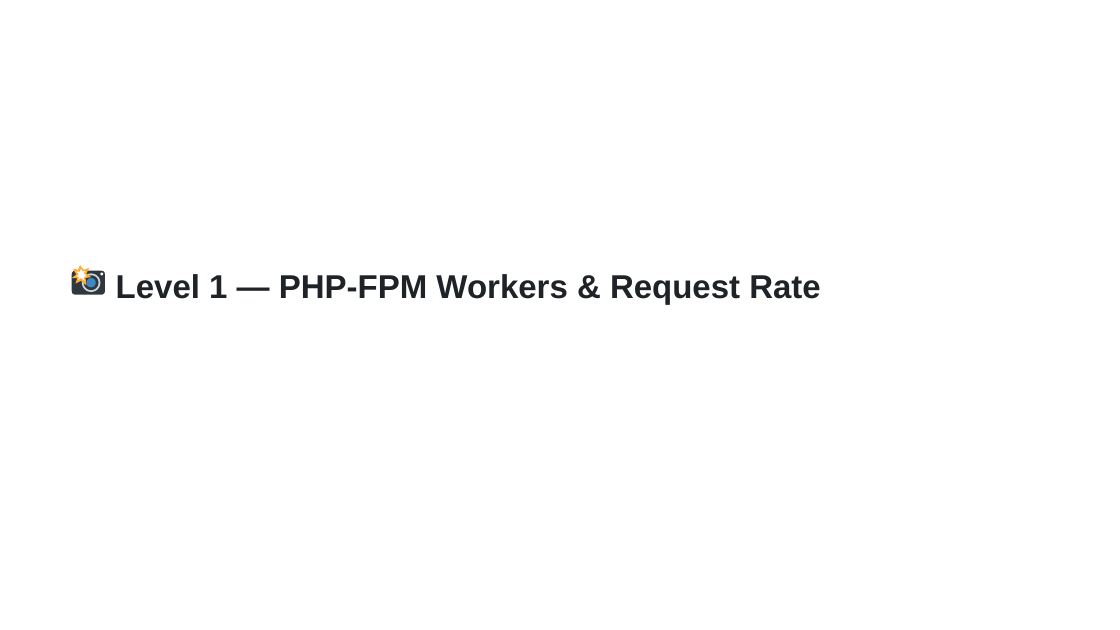
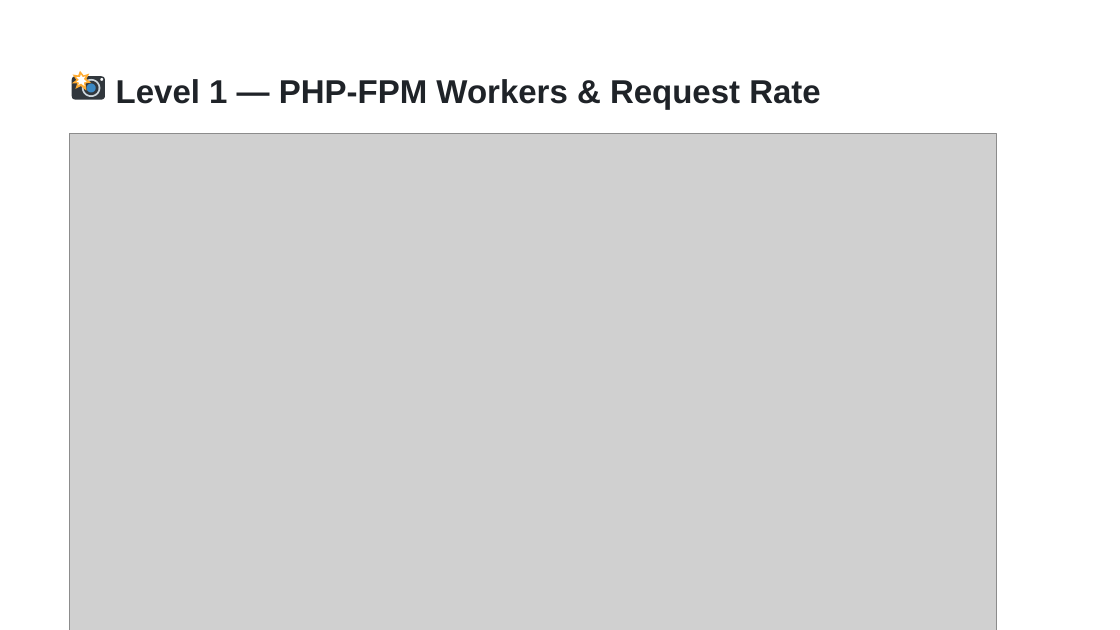
Before and after one commit to NedkoHristov/WordPress-Europe-2026, a slide deck: slide 20 of SLIDES-RICH-editable.pptx (slide 19 before the commit). Drawn at 1120x630 pixels with LibreOffice and Linux fonts; fonts in the diff are those of the drawing; grey boxes stand for pictures. Boxes give left, top, right and bottom in pixels: in the first picture for what was removed or moved away, otherwise in the second. Text is boxed around its words. In the diff, an @@ line names an element or a change of style, - is before the commit and + after.

```diff
--- a/SLIDES-RICH-editable.pptx
+++ b/SLIDES-RICH-editable.pptx
@@ 7 freeform shapes, 1 text moved together from (x1=71, y1=266, x2=821, y2=304) to (x1=71, y1=71, x2=821, y2=110) @@
@@ picture added at (x1=69, y1=134, x2=996, y2=630) @@
```
Also in this commit, not shown: 4 other slides changed, 1 slide added, 9 other files.
